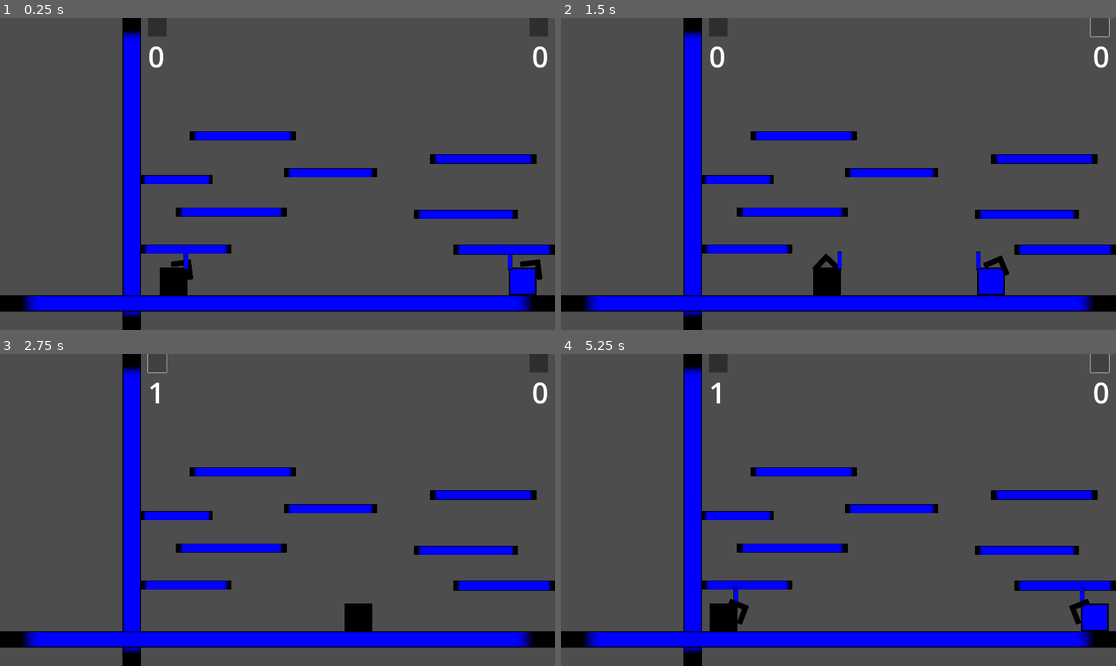
Above: before the commit, frames 1-4 (two rows, left to right).
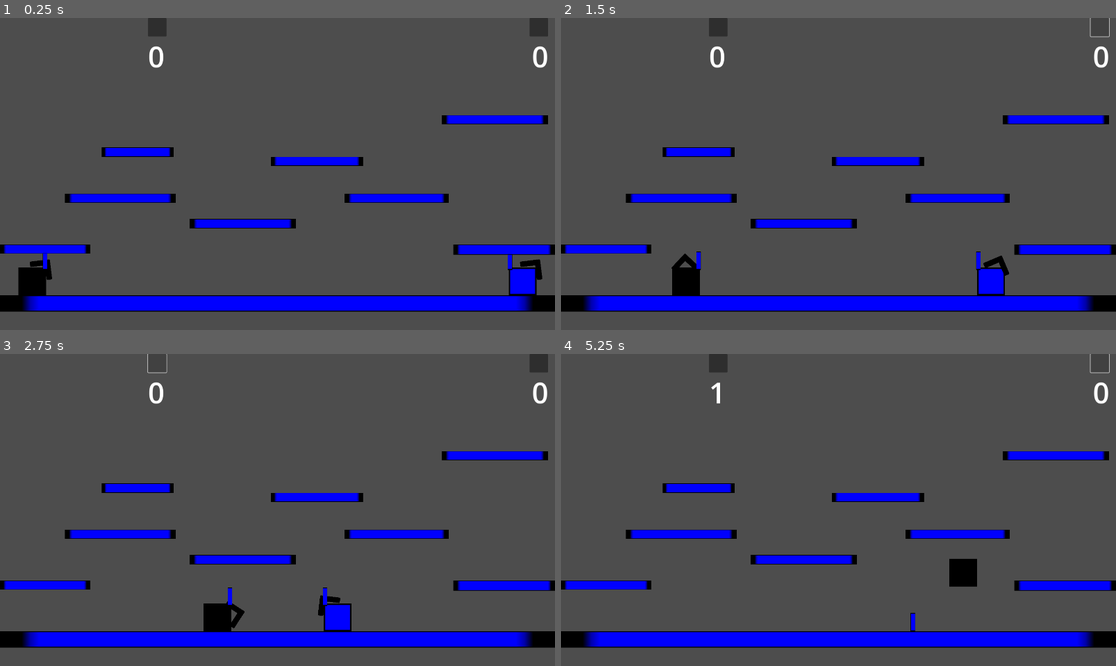
Above: after the commit, the same moments.

Repository: ra314/micro-swords
Game: Godot game, scene res://Main.tscn
Two runs of this game, one before a commit and one after it. Both use one fixed random seed, a clock stepped at 60 frames per second and the inputs below.
Inputs (mouse positions are in pixels of both pictures, inside the frame that each line leads up to):
- Up to frame 1 (0.25 s): no input
- Up to frame 2 (1.5 s): click (716, 27) at 0.5 s; click (1099, 27) at 1.25 s
- Up to frame 3 (2.75 s): click (155, 363) at 2 s
- Up to frame 4 (5.25 s): click (1099, 363) at 2.75 s; click (716, 363) at 3.5 s; click (1099, 363) at 4.25 s; tap Z (BLACK) at 5.1 s

The runs differ from the first frame. In frame 1, 11% of the frame differs, in the area x 0-99%, y 0-100%; in frame 2, 11%; in frame 3, 12%; in frame 4, 12%.

Commit message:
Moved everything back up to full size.

Diff:
--- a/Main.tscn
+++ b/Main.tscn
@@ -18,7 +18,7 @@
 texture = ExtResource("2_nhpex")
 
 [node name="L-Side-Wall" parent="." instance=ExtResource("2_qj3co")]
-position = Vector2(424, 0)
+position = Vector2(-64, 0)
 scale = Vector2(8, 135)
 collision_mask = 0
 
@@ -33,7 +33,7 @@
 
 [node name="Black" parent="." instance=ExtResource("3_dbffi")]
 modulate = Color(0, 0, 0, 1)
-position = Vector2(488, 864)
+position = Vector2(0, 864)
 scale = Vector2(1.5, 1.5)
 direction = 1
 held_item = 1
@@ -46,7 +46,7 @@
 swordsman_name = 1
 
 [node name="Sword1" parent="." instance=ExtResource("4_2fpqd")]
-position = Vector2(576, 808)
+position = Vector2(88, 808)
 collision_layer = 8
 collision_mask = 1
 state = 2
@@ -86,7 +86,7 @@
 text = "0"
 
 [node name="Platform1" parent="." instance=ExtResource("5_dy1bx")]
-position = Vector2(488, 544)
+position = Vector2(352, 448)
 scale = Vector2(31, 4)
 
 [node name="Platform2" parent="." instance=ExtResource("5_dy1bx")]
@@ -94,25 +94,25 @@
 scale = Vector2(44, 4.4)
 
 [node name="Platform3" parent="." instance=ExtResource("5_dy1bx")]
-position = Vector2(1432, 664)
+position = Vector2(1192, 608)
 scale = Vector2(45, 4)
 
 [node name="Platform4" parent="." instance=ExtResource("5_dy1bx")]
-position = Vector2(1488, 472)
+position = Vector2(1528, 336)
 scale = Vector2(46, 4)
 
 [node name="Platform5" parent="." instance=ExtResource("5_dy1bx")]
-position = Vector2(608, 656)
+position = Vector2(224, 608)
 scale = Vector2(48, 4)
 
 [node name="Platform6" parent="." instance=ExtResource("5_dy1bx")]
-position = Vector2(488, 784)
+position = Vector2(0, 784)
 scale = Vector2(39, 4)
 
 [node name="Platform7" parent="." instance=ExtResource("5_dy1bx")]
-position = Vector2(984, 520)
+position = Vector2(936, 480)
 scale = Vector2(40, 4)
 
 [node name="Platform8" parent="." instance=ExtResource("5_dy1bx")]
-position = Vector2(656, 392)
+position = Vector2(656, 696)
 scale = Vector2(46, 4)
